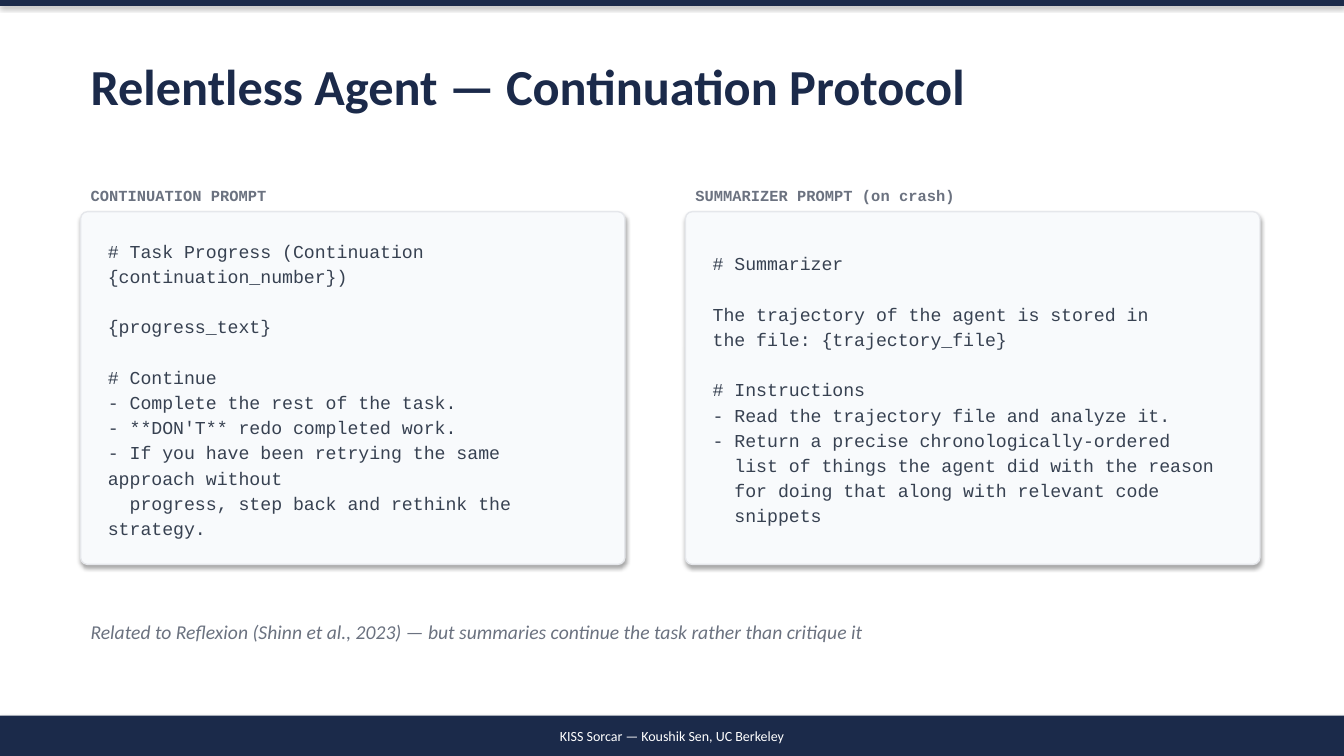
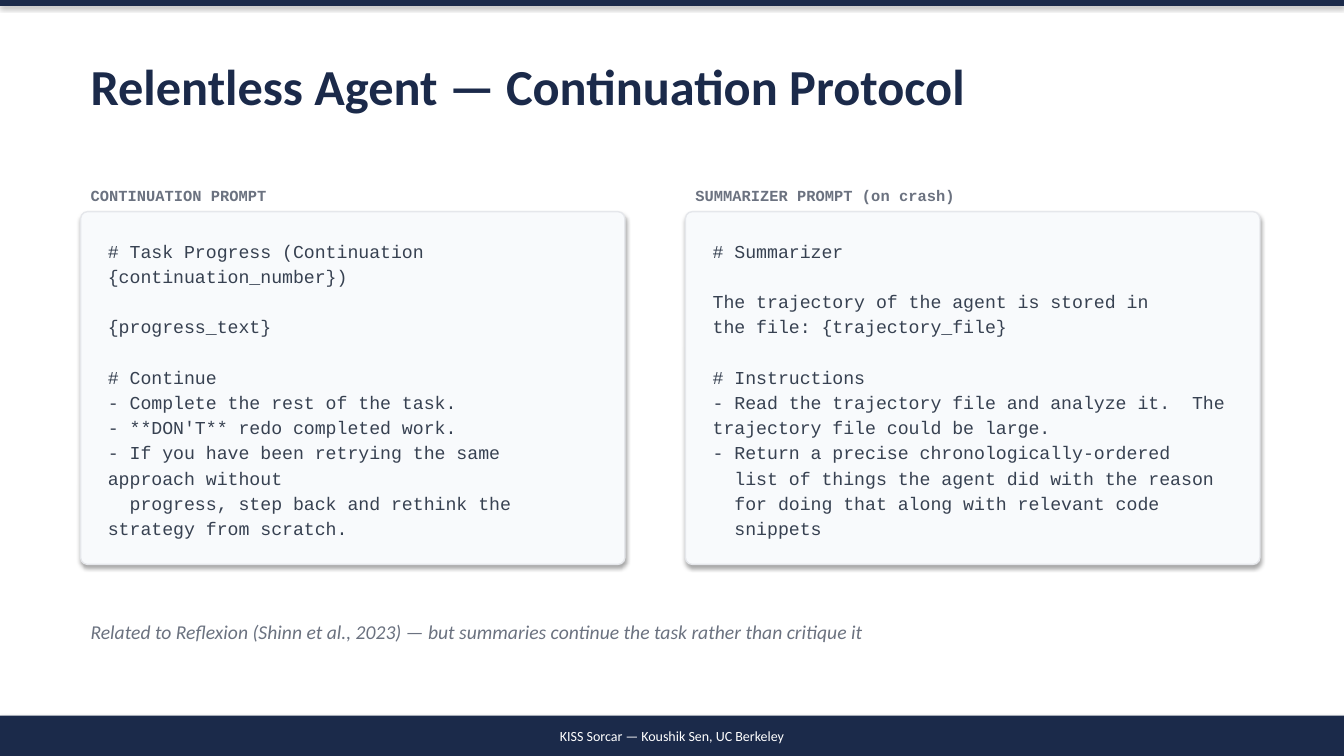
Before and after one commit to ksenxx/kiss_ai, a slide deck: slide 14 of papers/kisssorcar/KISS_Sorcar_Lecture.pptx. Drawn at 1344x756 pixels with LibreOffice and Linux fonts; fonts in the diff are those of the drawing. Boxes give left, top, right and bottom in pixels: in the first picture for what was removed or moved away, otherwise in the second. Text is boxed around its words. In the diff, an @@ line names an element or a change of style, - is before the commit and + after.

```diff
--- a/papers/kisssorcar/KISS_Sorcar_Lecture.pptx
+++ b/papers/kisssorcar/KISS_Sorcar_Lecture.pptx
@@ text in rounded rectangle at (713, 396, 1225, 438): text changed @@
-- Read the trajectory file and analyze it.
+- Read the trajectory file and analyze it. The trajectory file could be large.
@@ text in rounded rectangle at (108, 497, 511, 539): text changed @@
-progress, step back and rethink the strategy.
+progress, step back and rethink the strategy from scratch.
```
Also in this commit, not shown: 1 other slide changed.
